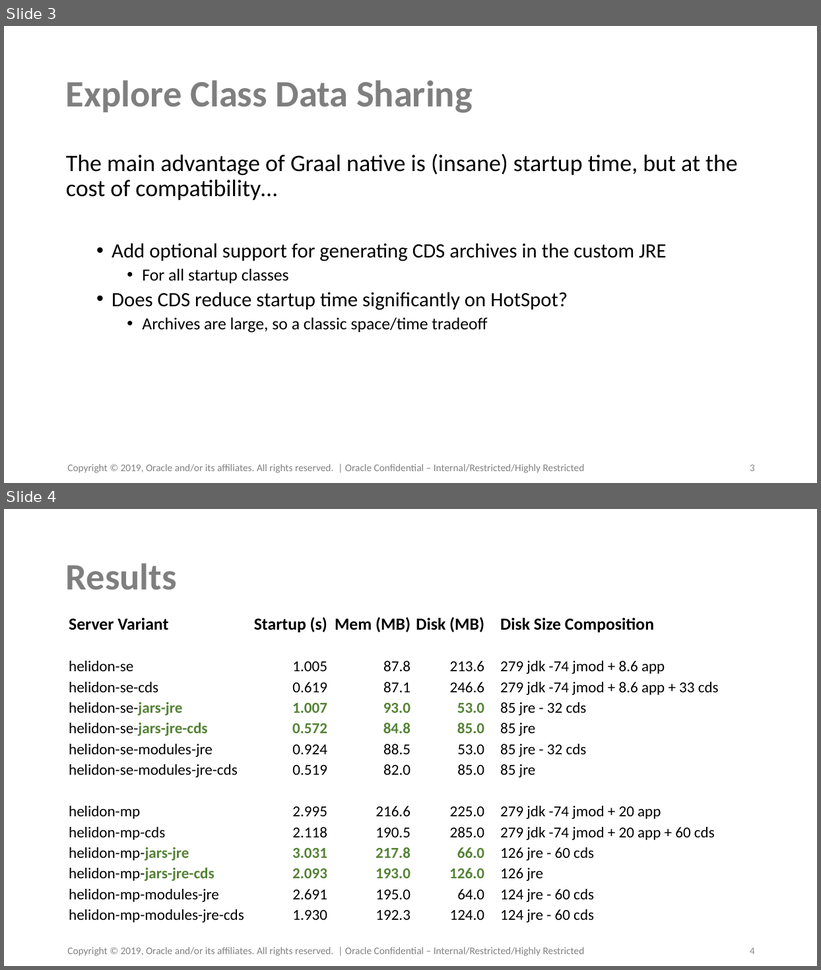
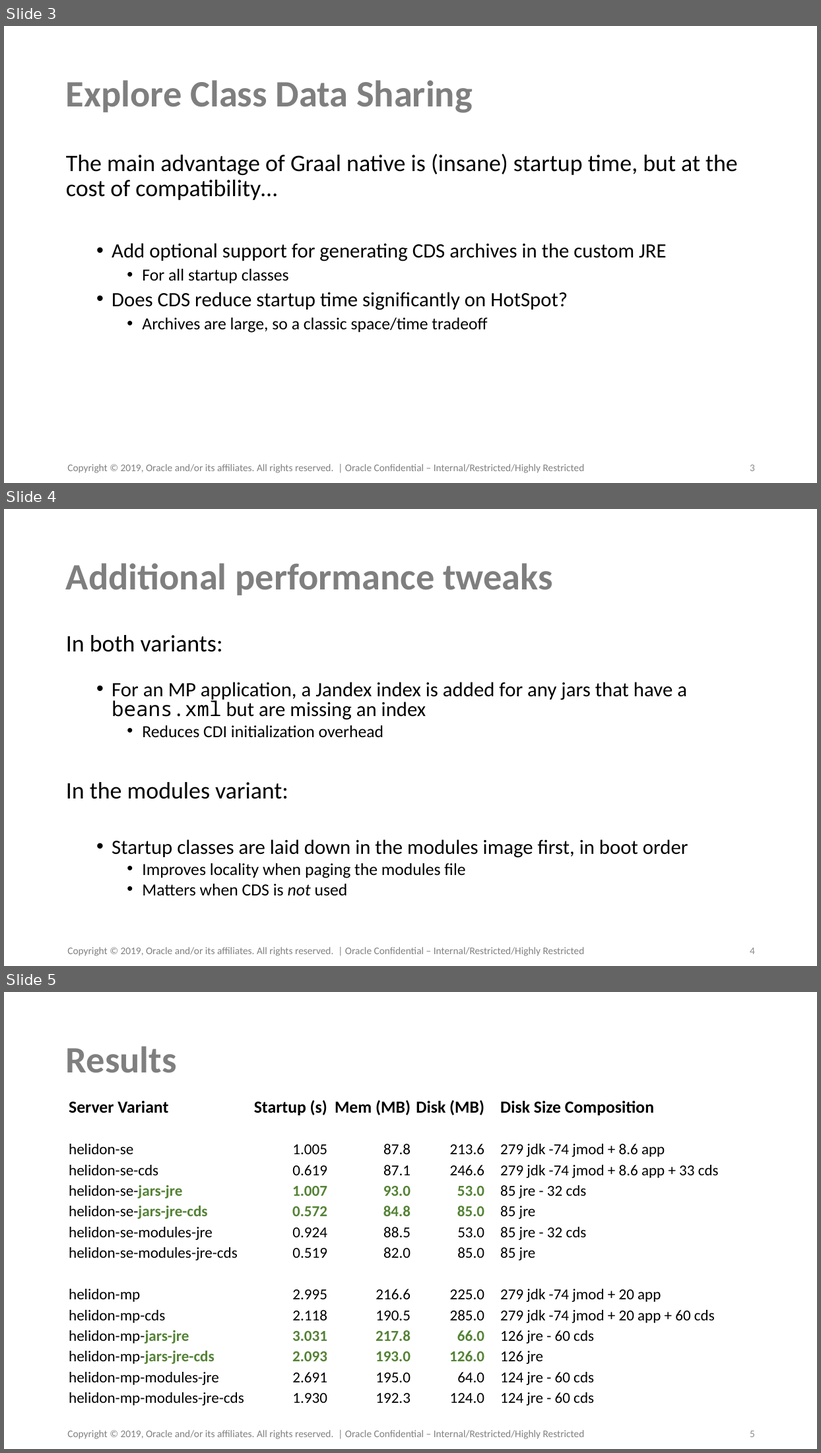
Before and after one commit to batsatt/helidon, a slide deck: jlink/Helidon-JRE.pptx. Shown one above the other, each under a label of ours: slides 3 and 4 before the commit, slides 3, 4 and 5 after it. The pictures are 821x970 and 821x1453 pixels, drawn with LibreOffice and Linux fonts; fonts in the diff are those of the drawing. Boxes give left, top, right and bottom in pixels: in the first picture for what was removed or moved away, otherwise in the second. Text is boxed around its words. In the diff, an @@ line names an element or a change of style, - is before the commit and + after.

Commit message:
Added slide to deck. Added missing javadoc to JarsLinker classes.

```diff
--- a/jlink/Helidon-JRE.pptx
+++ b/jlink/Helidon-JRE.pptx
@@ slide 4 added at bbox=[4, 509, 817, 966], background #FFFFFF @@
@@ title added at bbox=[66, 563, 553, 595], 44 pt, text #7F7F7F, bold @@
+Additional performance tweaks
@@ text added at bbox=[66, 635, 688, 896], 24 pt, text #000000 @@
+In both variants:
+  • For an MP application, a Jandex index is added for any jars that have a beans.xml but are missing an index
+    • Reduces CDI initialization overhead
+In the modules variant:
+  • Startup classes are laid down in the modules image first, in boot order
+    • Improves locality when paging the modules file
+    • Matters when CDS is not used
@@ text added at bbox=[67, 947, 585, 956], 12 pt, text #808080 @@
+Copyright © 2019, Oracle and/or its affiliates. All rights reserved. | Oracle Confidential – Internal/Restricted/Highly Restricted
@@ page number added at bbox=[750, 948, 755, 955], 12 pt, text #8C8C8C @@
+4
@@ what was slide 4 is now slide 5 @@
@@ page number at bbox=[750, 1431, 755, 1438]: text changed @@
-4
+5
```
Also in this commit, not shown: 7 other files.
